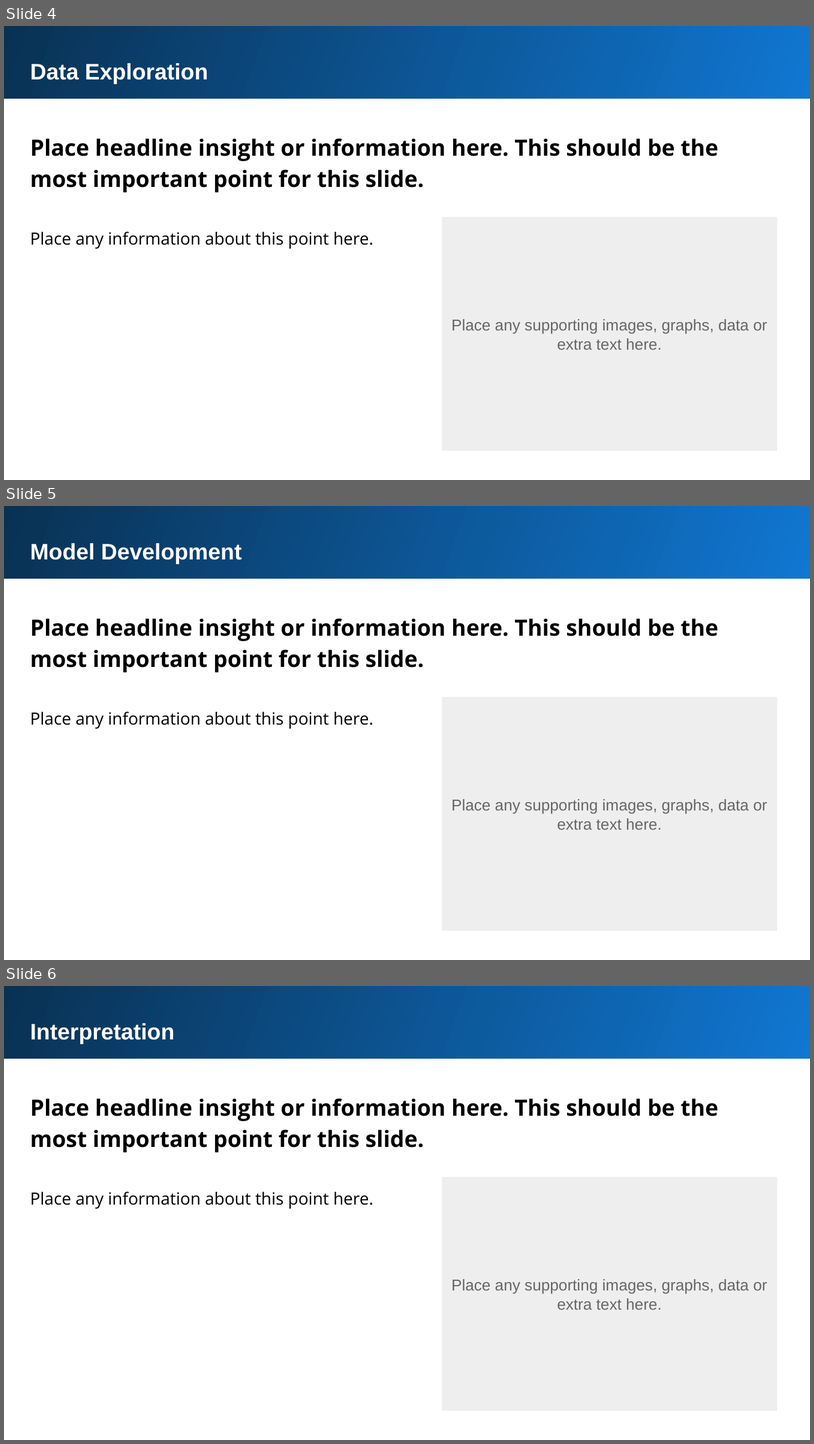
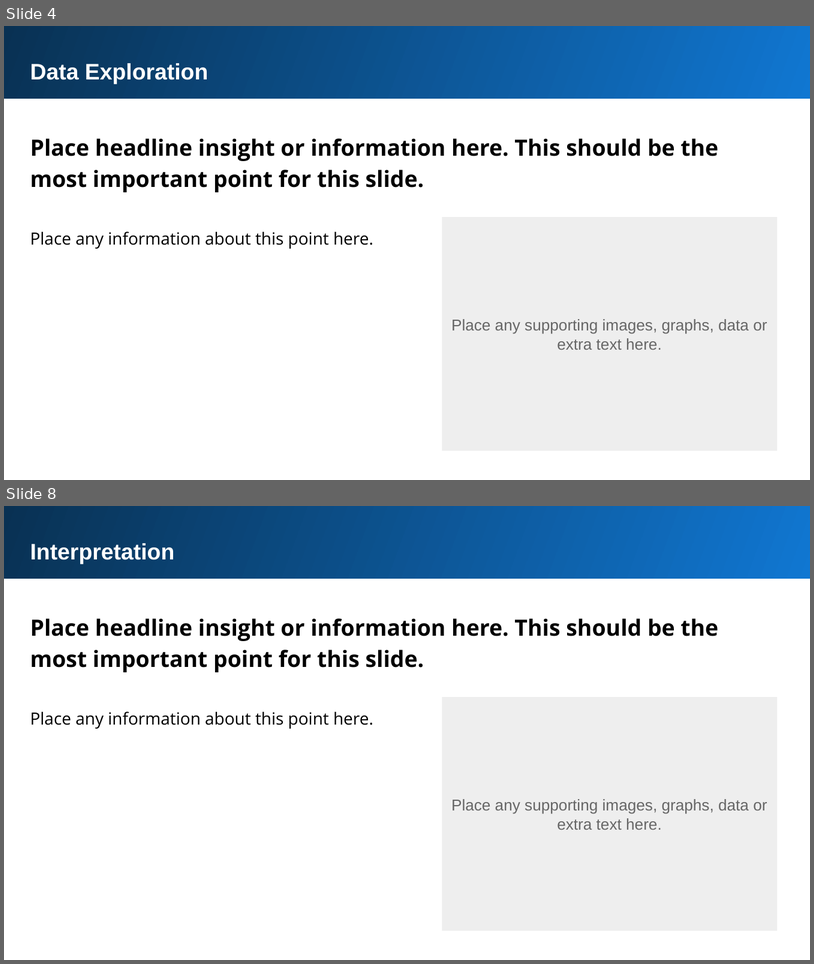
Before and after one commit to npradaschnor/KPMG-Virtual-Internship, a slide deck: Task 2 - Data Insights/Module_2_Template_slide.pptx. Shown one above the other, each under a label of ours: slides 4, 5 and 6 before the commit, slides 4 and 8 after it; the slides between them are not shown. The pictures are 814x1444 and 814x964 pixels, drawn with LibreOffice and Linux fonts; fonts in the diff are those of the drawing. Boxes give left, top, right and bottom in pixels: in the first picture for what was removed or moved away, otherwise in the second. Text is boxed around its words. In the diff, an @@ line names an element or a change of style, - is before the commit and + after.

```diff
--- a/Task 2 - Data Insights/Module_2_Template_slide.pptx
+++ b/Task 2 - Data Insights/Module_2_Template_slide.pptx
@@ slide 5 removed at box(4, 506, 810, 960), background #FFFFFF @@
@@ rectangle removed at box(4, 506, 810, 579) @@
@@ text removed at box(30, 543, 242, 564) @@
-Model Development
@@ text removed at box(30, 618, 719, 672) @@
-Place headline insight or information here. This should be the most important point for this slide.
@@ rectangle removed at box(443, 697, 778, 931) @@
@@ text removed at box(30, 711, 374, 729) @@
-Place any information about this point here.
@@ text removed at box(452, 799, 767, 829) @@
-Place any supporting images, graphs, data or extra text here.
@@ what was slide 6 is now slide 8 @@
```
Also in this commit, not shown: 1 slide changed, 4 slides added, 2 other slides removed, 1 other file.
